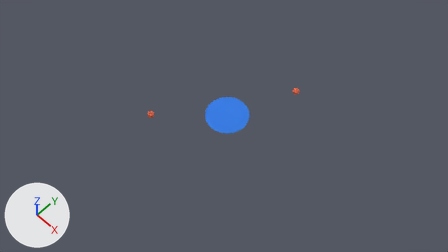
The Blender file assets/park.blend, before and after one commit.
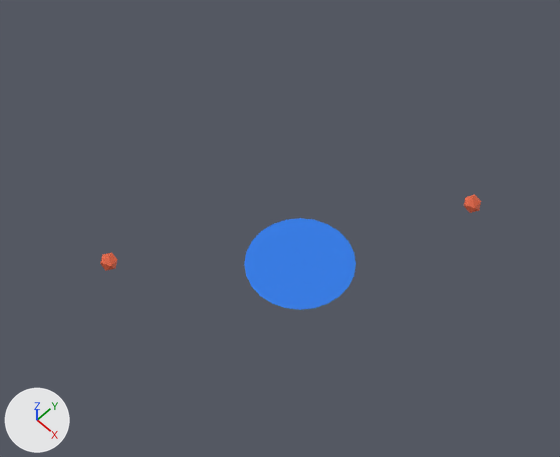
There are two pictures of each version: one from the file's camera 'Camera', one close up on the part from 24% to 74% of the width and 4% to 76% of the height. Every picture has the same lights, and +X, +Y and +Z are marked at lower left. Objects named as collision shapes, trigger or cutter boxes, shadow casters or lower levels of detail are left out.

In view in the first close-up: 'Leaf3_convex_colider', 'Leaf3_convex_colider.001', 'PondWater'.
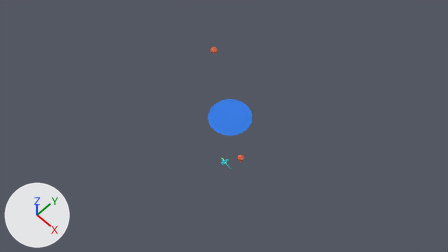
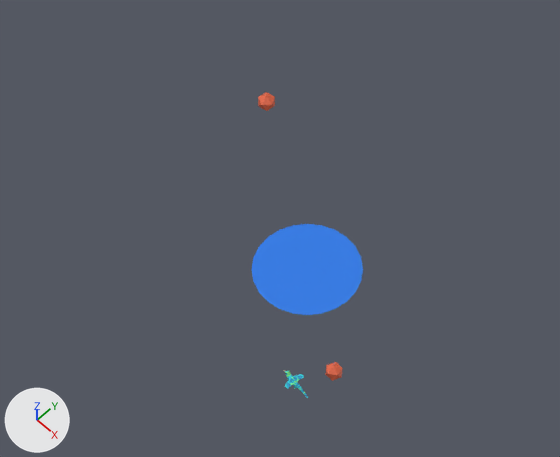
Pixel boxes (x1, y1, x2, y2) of what changed, in the close-ups (560 x 457 px):
'PondWater', moved: before (244, 218, 356, 310); after (251, 224, 363, 315)
'Leaf3_convex_colider.001', moved: before (464, 195, 481, 213); after (258, 92, 275, 111)
'Leaf3_convex_colider', moved: before (100, 253, 117, 271); after (325, 362, 343, 381)
'Body.001', added: after (284, 370, 308, 398)
    faces in mat_base_001 (picture img_birdbody_001): (285, 370, 308, 398)

The change, as a list of edits to the scene's bpy script:
```text
Add img_birdbody_001:
    img_birdbody_001 = load_image('BirdBody.001', '../src/assets/BirdBody.png', 1024, 1024, 'sRGB')
Add mat_base_001:
    mat_base_001 = principled_material('Base.001')
    mat_base_001.texture = img_birdbody_001
    mat_base_001.roughness = 1.0
Add mat_accent_2_001:
    mat_accent_2_001 = principled_material('Accent 2.001')
    mat_accent_2_001.base_color = (0.8, 0.648, 0.3)  # beige #e7d395
Add mat_eye_001:
    mat_eye_001 = principled_material('Eye.001')
    mat_eye_001.base_color = (0.0, 0.0, 0.0)  # black #000000
    mat_eye_001.roughness = 1.0
    mat_eye_001.specular_ior_level = 0.4
Add me_cube_017:
    me_cube_017.from_pydata(...)  # 3892 vertices, 3844 faces; spans x -0.207..0.208, y -0.127..0.132, z -0.082..0.112
    me_cube_017.polygons.foreach_set('use_smooth', [True] * 3844)
    # faces by material slot: [32, 3512, 300]
    me_cube_017.materials.append(mat_accent_2_001)  # beige #e7d395
    me_cube_017.materials.append(mat_base_001)  # picture img_birdbody_001
    me_cube_017.materials.append(mat_eye_001)  # black #000000
Change ob_pondwater:
    ob_pondwater.location: (0.12, 0.11, -0.16) -> (0.27, 0.12, -0.16)
Change ob_leaf3_convex_colider:
    ob_leaf3_convex_colider.location: (-1.59, -2.23, 0.54) -> (2.22, -1.27, 0.54)
Change ob_leaf3_convex_colider_001:
    ob_leaf3_convex_colider_001.location: (1.52, 2.37, 0.54) -> (-1.99, 1.51, 0.54)
Add ob_body_001:
    ob_body_001 = bpy.data.objects.new('Body.001', me_cube_017)
    ob_body_001.location = (1.97, -1.82, 0.5)
    ob_body_001.scale = (1.32, 1.32, 1.32)
```
